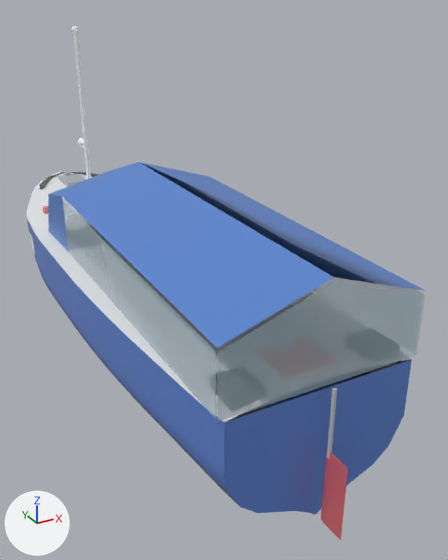
Renders of the glTF model achim.glb from each side of a commit.
The view is the same before and after, from a 50 mm camera at (-2.27, -5.93, 2.92) aimed at (0.54, -0.82, 0.36). Arrows for +X, +Y and +Z are at lower left; the lights stay in place. The first picture is the older version. Vertices at exactly the same position are counted once.

In view in the first picture: 'Mast (weiß)', 'Plattenruder', 'Rumpf', 'Verdeck (blaue Plane)' and 6 more.
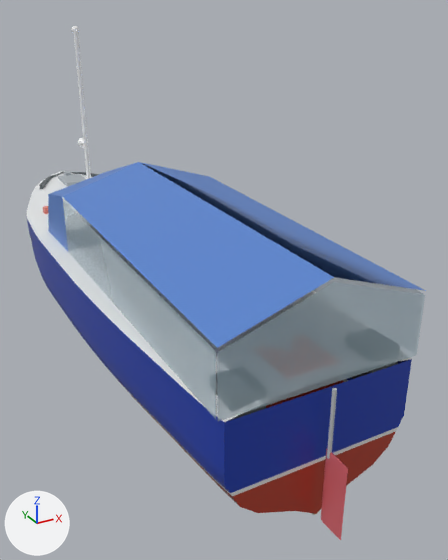
Location of each change, (x1, y1, x2, y2) in pixels of the pictures (448 x 560 px):
'Rumpf', recoloured, surface changed (darker)
    both: (27, 220, 412, 514)
part 1 of me_rumpf, recoloured
    both: (27, 220, 412, 504)
part 2 of me_rumpf, recoloured (darker)
    both: (224, 360, 412, 514)

Edits to the bpy script that builds the scene:
```text
Add img_image_1:
    img_image_1 = load_image('Image_1', '_unpacked/Image_1', 2048, 1024, 'sRGB')
Add img_image_0:
    img_image_0 = load_image('Image_0', '_unpacked/Image_0', 2048, 1024, 'sRGB')
Add mat_rumpf_außen_001:
    mat_rumpf_außen_001 = principled_material('Rumpf außen.001')
    mat_rumpf_außen_001.texture = img_image_1
    mat_rumpf_außen_001.metallic = 0.1
    mat_rumpf_außen_001.roughness = 0.35
Add mat_rumpf_außen:
    mat_rumpf_außen = principled_material('Rumpf außen')
    mat_rumpf_außen.texture = img_image_0
    mat_rumpf_außen.metallic = 0.1
    mat_rumpf_außen.roughness = 0.35
Change me_rumpf:
    where me_rumpf.from_pydata(...)  # 1229 vertices, 2405 faces; spans x -0.97..0.97, y -3.2..3.2, z -0.48..0.7
    used by ob_rumpf; location = (0.0, 0.0, 0.0)
    me_rumpf part 1: 1440 of the faces centred in x -0.97..0.97, y -3.15..3.15, z -0.44..0.69 switch from mat_1f3fb0 (blue #6288d8) to mat_rumpf_außen (picture img_image_0)
    me_rumpf part 2: all 17 faces centred in x -0.75..0.73, y -3.2, z -0.4..0.56 switch from mat_1f3fb0 (blue #6288d8) to mat_rumpf_außen_001 (picture img_image_1)
    me_rumpf part 3: texture (UV) coordinates changed
```
